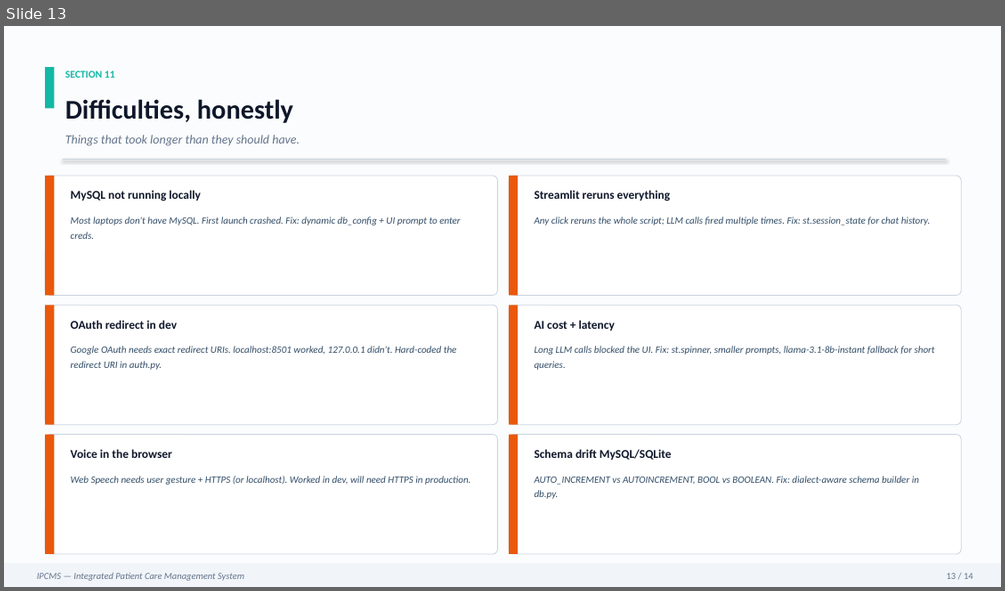
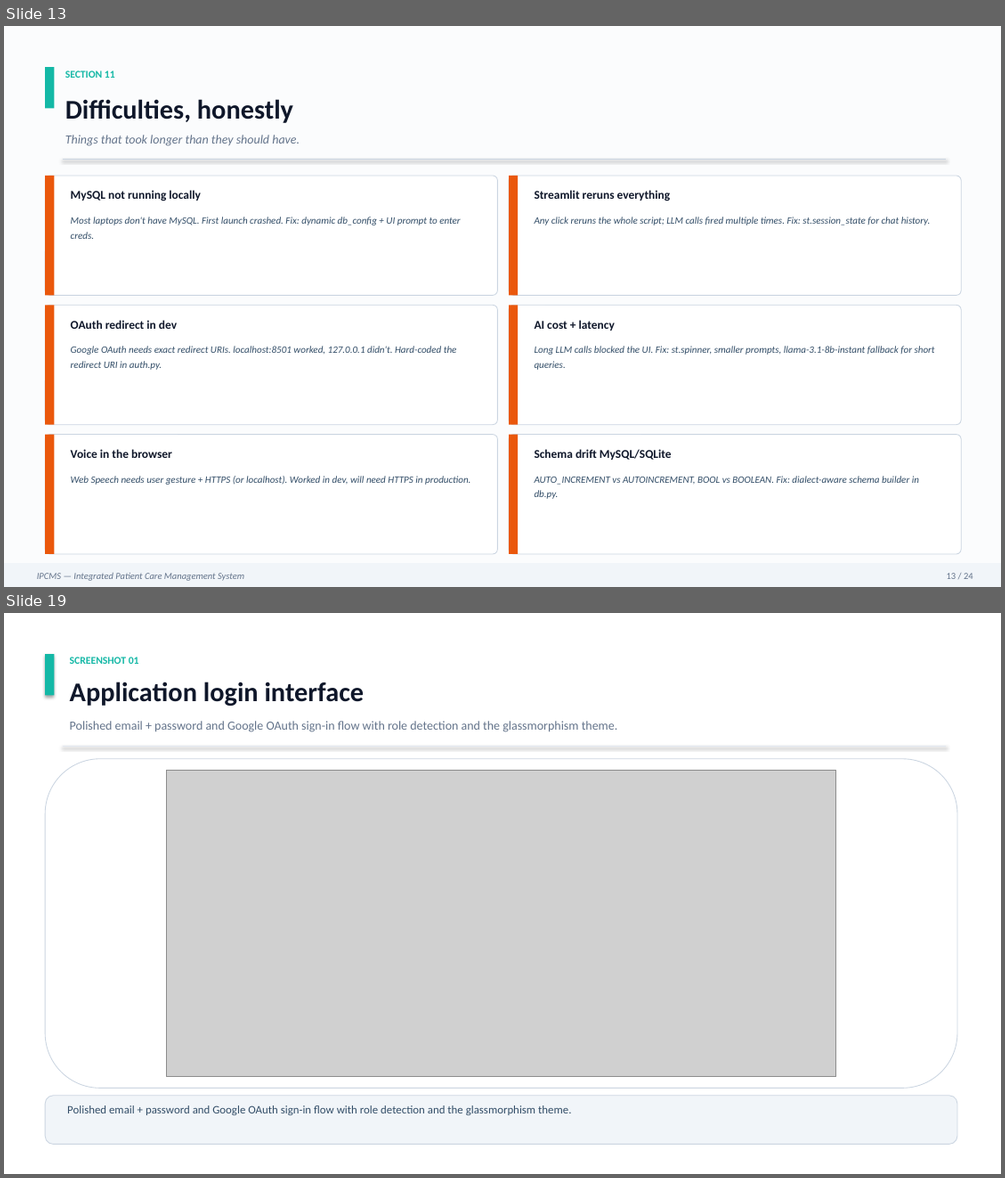
Before and after one commit to Nikhil27092006/Integrated-Patient-Care-Management-System-, a slide deck: IPCMS_v2.pptx. Shown one above the other, each under a label of ours: slide 13 before the commit, slides 13 and 19 after it; the slides between them are not shown. The pictures are 1005x591 and 1005x1178 pixels, drawn with LibreOffice and Linux fonts; fonts in the diff are those of the drawing; grey boxes stand for pictures. Boxes give left, top, right and bottom in pixels: in the first picture for what was removed or moved away, otherwise in the second. Text is boxed around its words. In the diff, an @@ line names an element or a change of style, - is before the commit and + after.

```diff
--- a/IPCMS_v2.pptx
+++ b/IPCMS_v2.pptx
@@ slide 19 added at bbox=[4, 613, 1001, 1174], background #FFFFFF @@
@@ rectangle added at bbox=[45, 654, 54, 695], fill #14B8A6 @@
@@ text added at bbox=[70, 657, 139, 664], 10 pt, text #14B8A6, bold @@
+SCREENSHOT 01
@@ text added at bbox=[70, 682, 364, 706], 26 pt, text #0F172A, bold @@
+Application login interface
@@ text added at bbox=[70, 721, 618, 732], 12 pt, text #64748B @@
+Polished email + password and Google OAuth sign-in flow with role detection and the glassmorphism theme.
@@ rounded rectangle added at bbox=[45, 759, 957, 1088], fill #FFFFFF, outline #CBD5E1 0.75 pt @@
@@ line added from (63, 747) to (947, 747), #E2E8F0 0.75 pt @@
@@ picture added at bbox=[166, 770, 836, 1077] @@
@@ rounded rectangle added at bbox=[45, 1095, 957, 1144], fill #F1F5F9, outline #CBD5E1 0.75 pt @@
@@ text added at bbox=[67, 1105, 571, 1115], 11 pt, text #334E68 @@
+Polished email + password and Google OAuth sign-in flow with role detection and the glassmorphism theme.
```
Also in this commit, not shown: 13 other slides changed, 9 other slides added, 11 other files.
